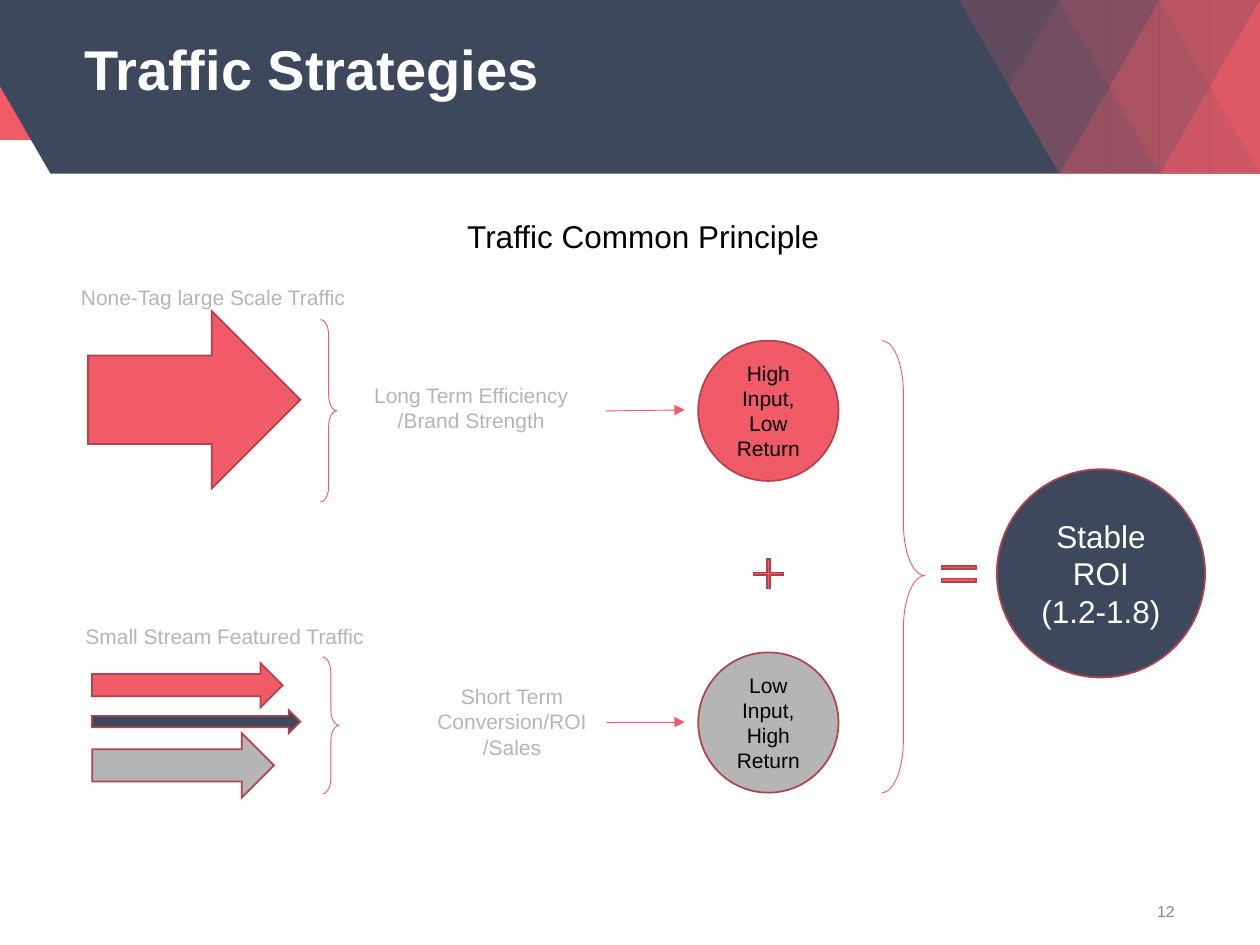
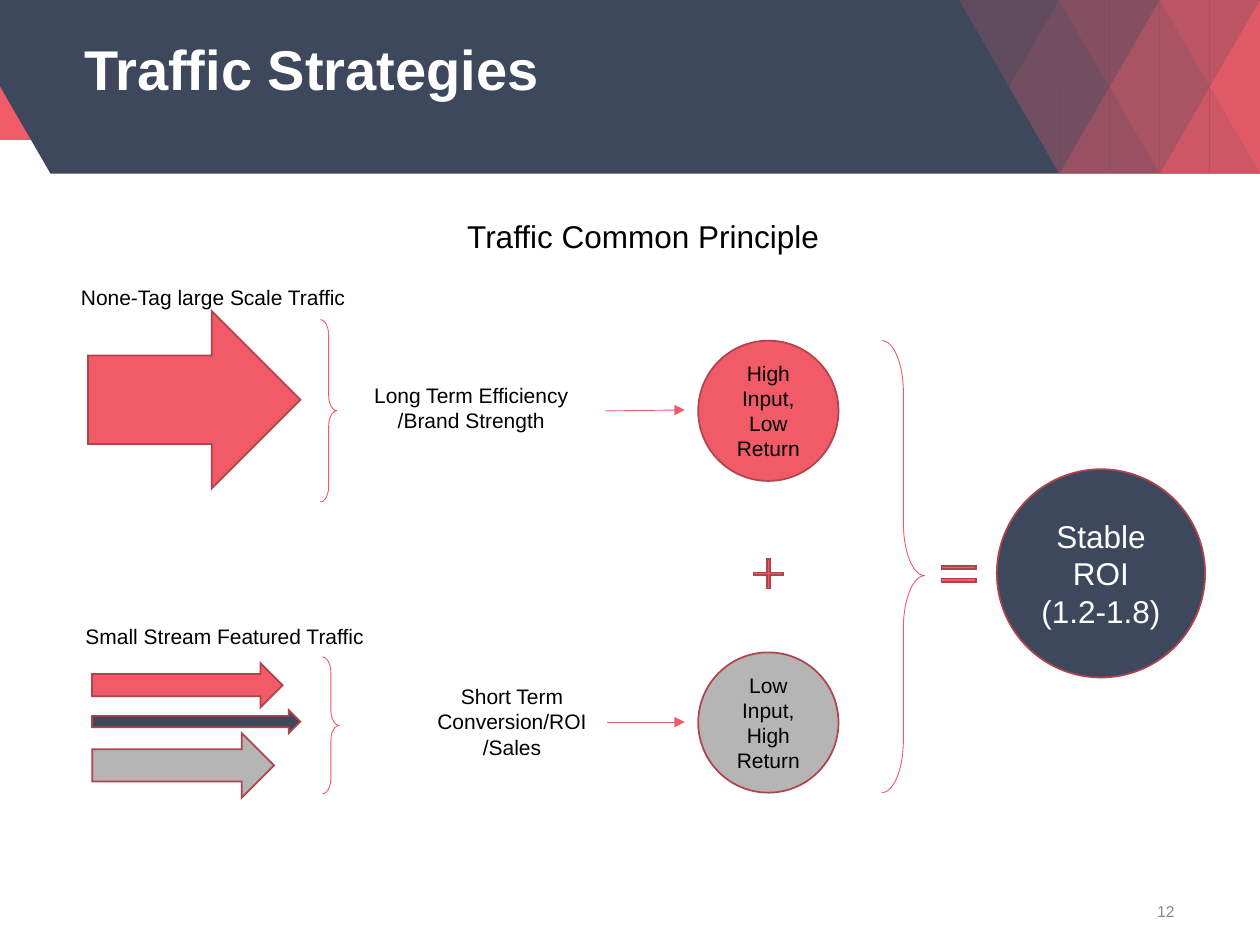
Before and after one commit to davidjacksonluther/impacttest, a slide deck: slide 12 of View/Company/McDonalds/Competitor Analysis.pptx. Drawn at 1260x945 pixels with LibreOffice and Linux fonts; fonts in the diff are those of the drawing; background and template pictures are left out. Boxes give left, top, right and bottom in pixels: in the first picture for what was removed or moved away, otherwise in the second. Text is boxed around its words. In the diff, an @@ line names an element or a change of style, - is before the commit and + after.

```diff
--- a/View/Company/McDonalds/Competitor Analysis.pptx
+++ b/View/Company/McDonalds/Competitor Analysis.pptx
@@ text colour #B5B5B5 to #000000 in 4 elements at (x1=81, y1=289, x2=345, y2=310), (x1=85, y1=628, x2=363, y2=645), (x1=374, y1=387, x2=568, y2=433), (x1=437, y1=688, x2=586, y2=756) @@
```
Also in this commit, not shown: 98 other slides changed, 2 slides added, 1 slide removed.
